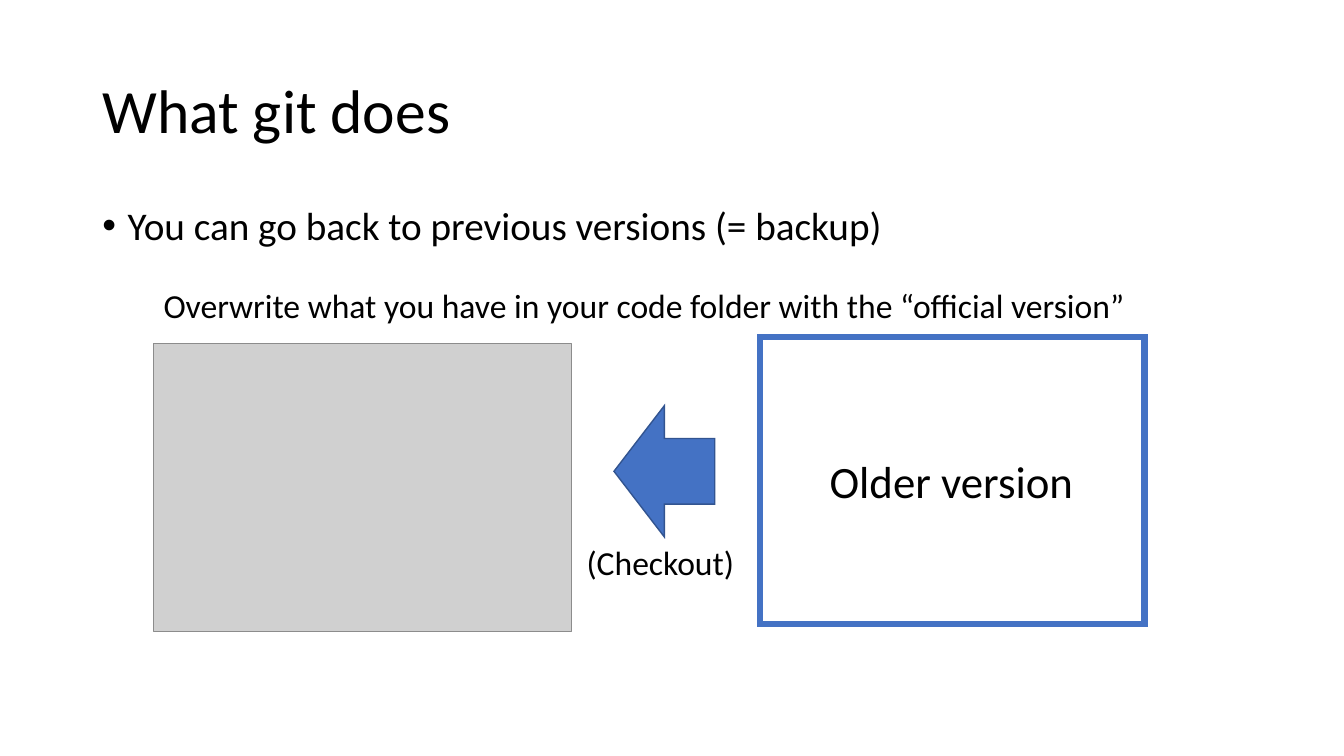
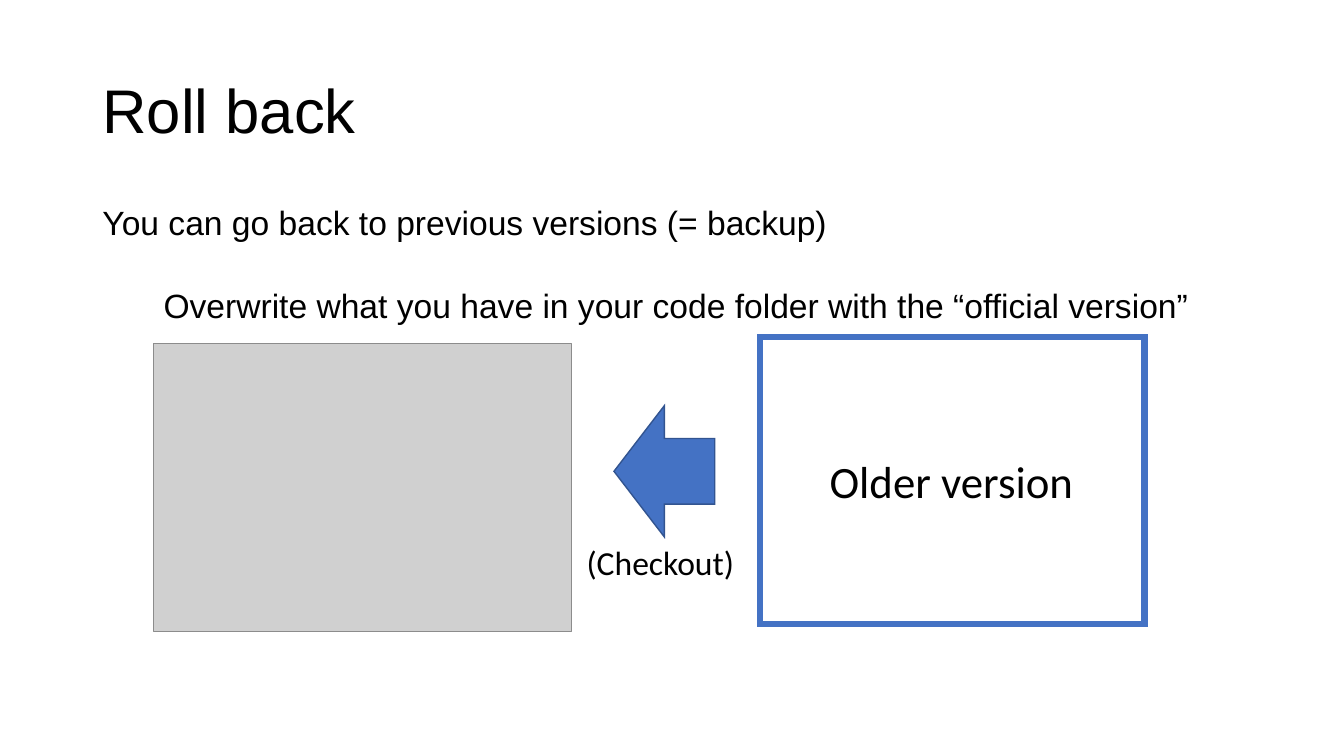
Before and after one commit to vibhaannaswamy/INP_Git_Intro_forked, a slide deck: slide 11 of slides/GitHubIntro_2021.pptx (slide 12 before the commit). Drawn at 1344x756 pixels with LibreOffice and Linux fonts; fonts in the diff are those of the drawing; grey boxes stand for pictures. Boxes give left, top, right and bottom in pixels: in the first picture for what was removed or moved away, otherwise in the second. Text is boxed around its words. In the diff, an @@ line names an element or a change of style, - is before the commit and + after.

```diff
--- a/slides/GitHubIntro_2021.pptx
+++ b/slides/GitHubIntro_2021.pptx
@@ title at (102,88,356,134): text changed; font Calibri to Arial @@
-What git does
+Roll back
@@ text "You can go back to ..." at (102,210,827,242): size 28 to 24 pt, font Calibri to Arial; bullet • to none @@
@@ text "Overwrite what you have in ..." at (164,293,1188,325): font Calibri to Arial @@
```
Also in this commit, not shown: 20 other slides changed, 1 slide removed, 4 other files.
